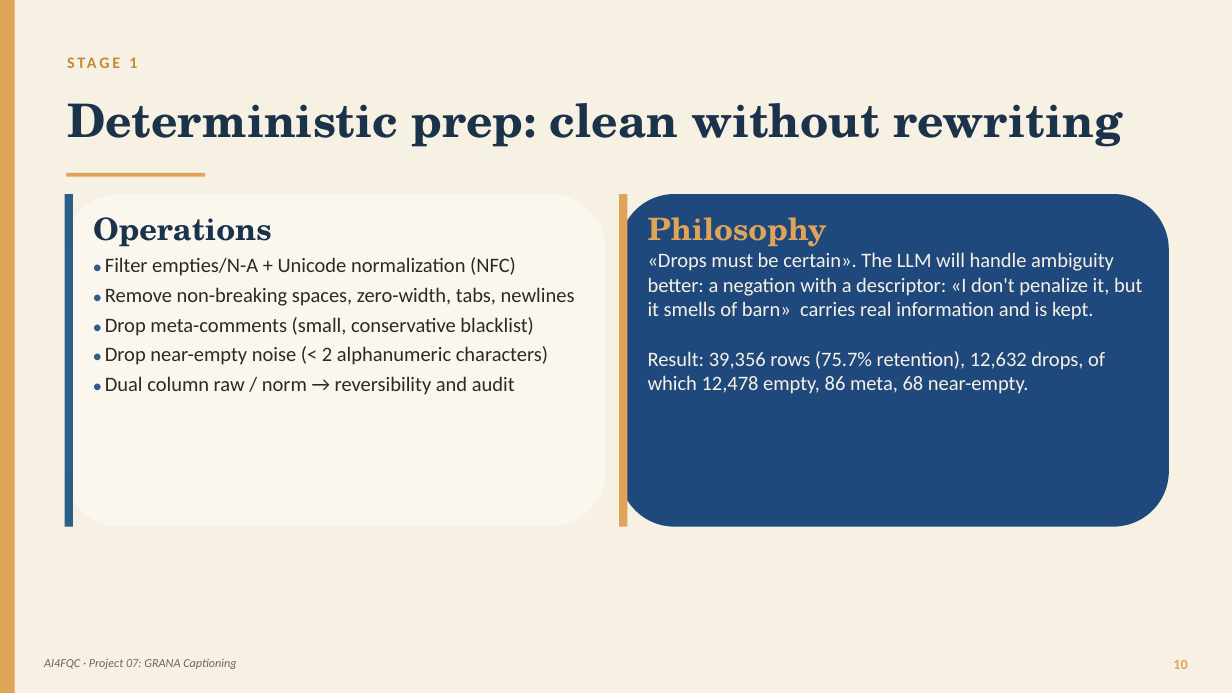
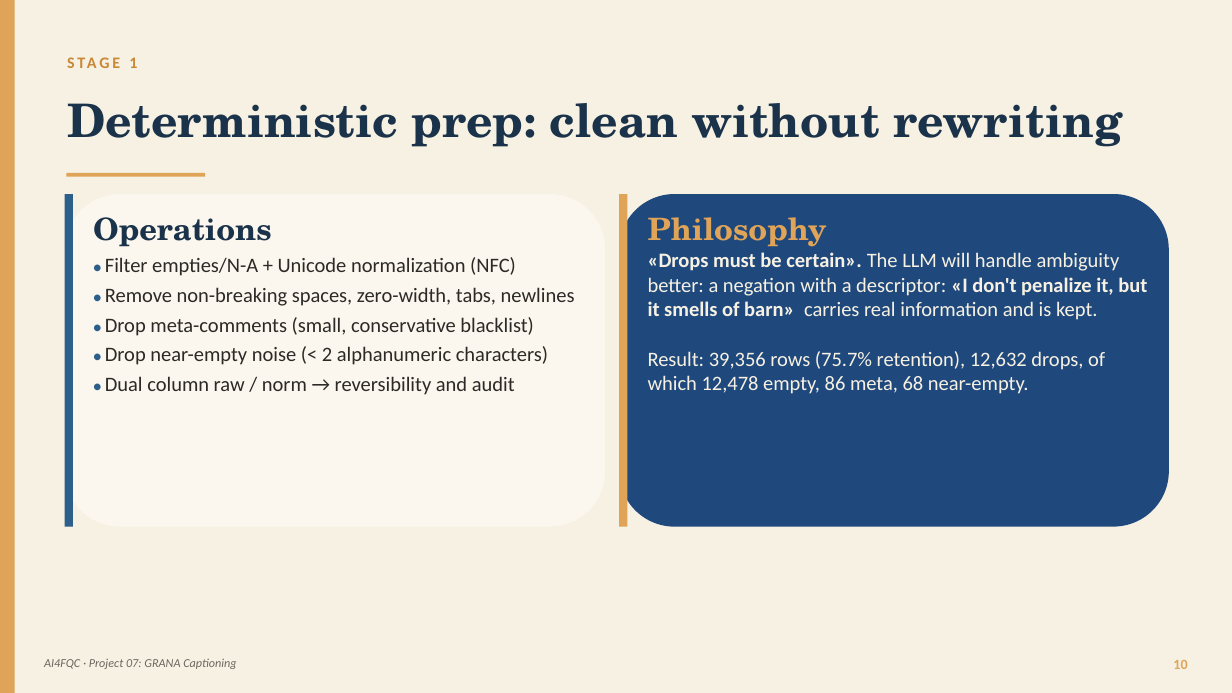
Before and after one commit to panciut/Cheese, a slide deck: slide 10 of presentation/Trentingrana_Captioning_EN.pptx. Drawn at 1232x693 pixels with LibreOffice and Linux fonts; fonts in the diff are those of the drawing. Boxes give left, top, right and bottom in pixels: in the first picture for what was removed or moved away, otherwise in the second. Text is boxed around its words. In the diff, an @@ line names an element or a change of style, - is before the commit and + after.

```diff
--- a/presentation/Trentingrana_Captioning_EN.pptx
+++ b/presentation/Trentingrana_Captioning_EN.pptx
@@ text at [648, 252, 1147, 394]: bold on in "«Drops must be certain». «I don't penalize ..." @@
```
Also in this commit, not shown: 1 other slide changed.
